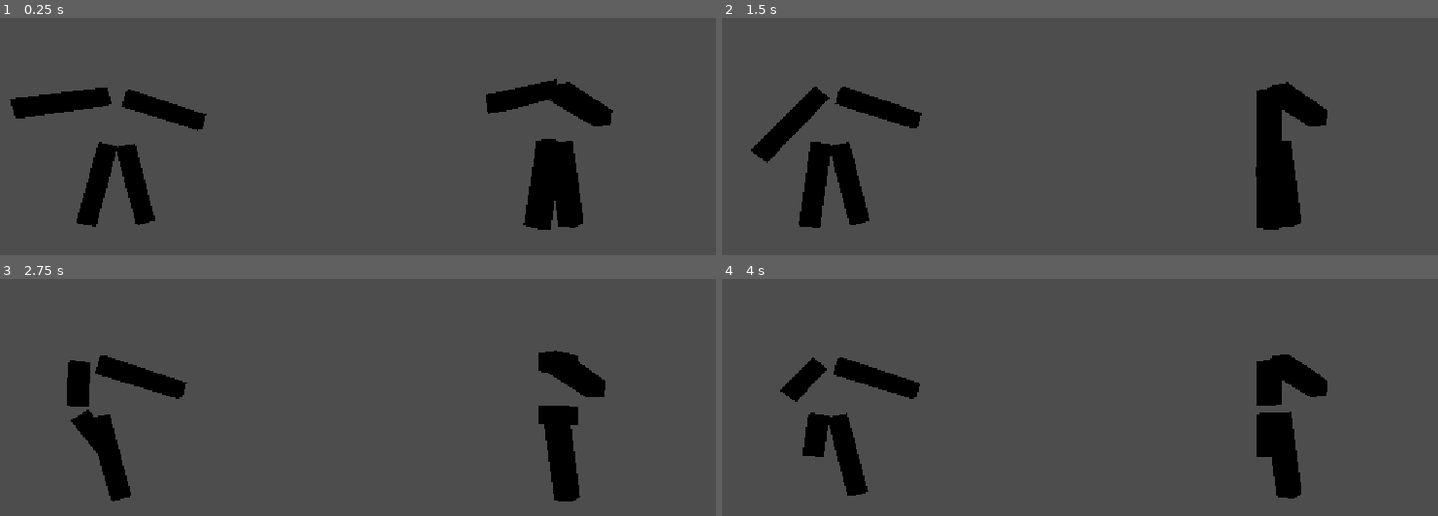
Above: before the commit, frames 1-4 (two rows, left to right).
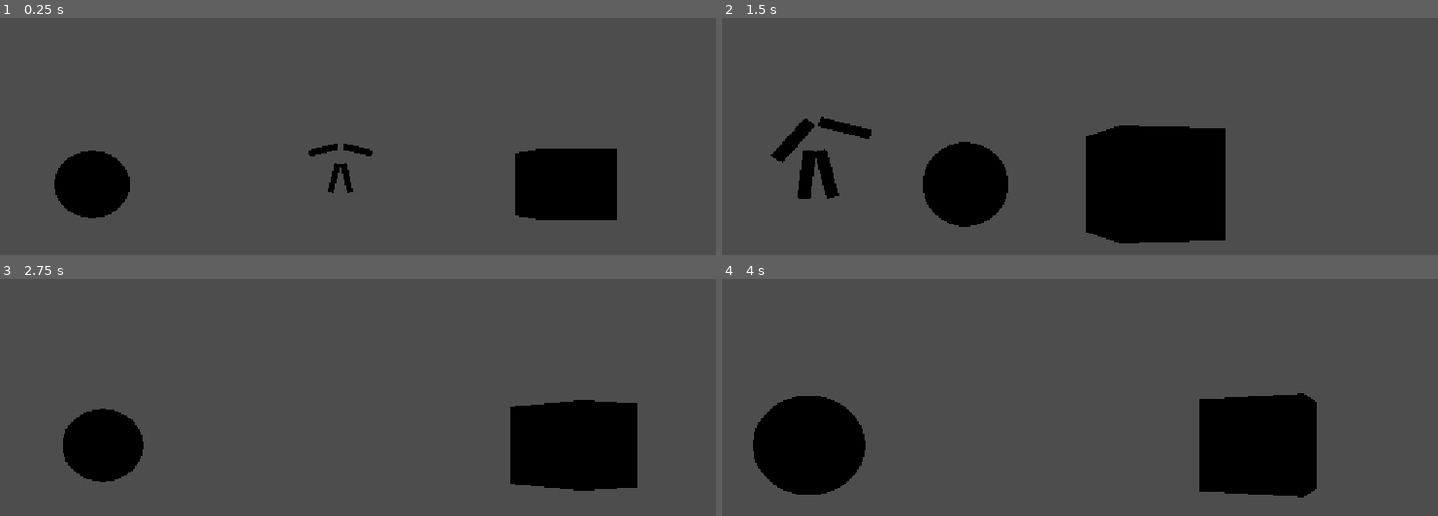
Above: after the commit, the same moments.

Repository: The-MEDINA/SNAP-back
Game: Godot game, scene res://Scenes/controlsTesting.tscn
The game is run twice, just before and just after one commit, with the same random seed, the same clock (stepped at 60 frames per second) and the same inputs. This scene is started directly instead of the project's main scene.
Inputs (mouse positions are in pixels of both pictures, inside the frame that each line leads up to):
- Up to frame 1 (0.25 s): no input
- Up to frame 2 (1.5 s): move the mouse to (1223, 162) at 0.52 s; press the mouse at (1223, 162) at 0.53 s; hold D (LeftThumbstickRight) 0.53-1.28 s; move the mouse to (893, 205) at 1.27 s; release the mouse at (893, 205) at 1.28 s; hold S (LeftThumbstickDown) from 1.28 s (still down); right-click (893, 205) at 1.35 s
- Up to frame 3 (2.75 s): move the mouse to (408, 350) at 2.02 s; release S (LeftThumbstickDown) at 2.03 s; press the mouse at (408, 350) at 2.03 s; hold D (LeftThumbstickRight) from 2.03 s (still down)
- Up to frame 4 (4 s): move the mouse to (outside the picture) at 2.77 s; release D (LeftThumbstickRight) at 2.78 s; release the mouse at (outside the picture) at 2.78 s; hold W (LeftThumbstickUp) 2.78-3.53 s; right-click (outside the picture) at 2.85 s; move the mouse to (1280, 511) at 3.52 s; press the mouse at (1280, 511) at 3.53 s; hold S (LeftThumbstickDown) from 3.53 s (still down)

The runs differ from the first frame. In frame 1, 9.3% of the frame differs, in the area x 1-87%, y 25-90%; in frame 2, 21%, in the area x 4-85%, y 26-96%; in frame 3, 9.7%; in frame 4, 12%.
Error after the commit: Invalid access to property or key 'global_transform' on a base object of type 'Nil'. (res://Scripts/cameraController.gd:14)

Commit message:
Camera WIP + simple testing script

Diff:
--- a/snap-back/Scenes/controlsTesting.tscn
+++ b/snap-back/Scenes/controlsTesting.tscn
@@ -2,8 +2,15 @@
 
 [ext_resource type="Script" uid="uid://cgsidc77wnwmg" path="res://Scripts/cameraController.gd" id="1_n7tqr"]
 [ext_resource type="Script" uid="uid://cbgw1kae8a2b" path="res://Scripts/limb.gd" id="1_r4tmq"]
+[ext_resource type="Script" uid="uid://duo3ymjn1k4ox" path="res://Scripts/testCharacter.gd" id="3_nw5g6"]
 
 [sub_resource type="BoxMesh" id="BoxMesh_u1c42"]
+
+[sub_resource type="SphereMesh" id="SphereMesh_5f8x6"]
+
+[sub_resource type="BoxMesh" id="BoxMesh_5f8x6"]
+
+[sub_resource type="BoxMesh" id="BoxMesh_32bnj"]
 
 [node name="ControlsTesting" type="Node3D" unique_id=1011487555]
 
@@ -11,61 +18,47 @@
 transform = Transform3D(1, 0, 0, 0, 1, 0, 0, 0, 1, 0, 0.35800695, 0.996895)
 fov = 50.0
 script = ExtResource("1_n7tqr")
-object1 = NodePath("../Limb")
-object2 = NodePath("../Limb6")
+object1 = NodePath("../TestCharacter1")
+object2 = NodePath("../TestCharacter2")
 
 [node name="Limb" type="MeshInstance3D" parent="." unique_id=419198381]
-transform = Transform3D(0.1, 0, 0, 0, 0.5, 0, 0, 0, 0.1, -1.5990775, 0.35, -1.586439)
+transform = Transform3D(0.1, 0, 0, 0, 0.5, 0, 0, 0, 0.1, 0.5843823, 0.35, -1.0211128)
 mesh = SubResource("BoxMesh_u1c42")
 script = ExtResource("1_r4tmq")
 baseDirection = Vector3(-0.25, -1.01, 0)
 
 [node name="Limb2" type="MeshInstance3D" parent="." unique_id=2119752659]
-transform = Transform3D(0.1, 0, 0, 0, 0.5, 0, 0, 0, 0.1, -1.4990773, 0.35, -1.586439)
+transform = Transform3D(0.1, 0, 0, 0, 0.5, 0, 0, 0, 0.1, 0.68438244, 0.35, -1.0211128)
 mesh = SubResource("BoxMesh_u1c42")
 script = ExtResource("1_r4tmq")
 left = false
 baseDirection = Vector3(0.25, -1.01, 0)
 
 [node name="Limb3" type="MeshInstance3D" parent="." unique_id=209792086]
-transform = Transform3D(0.1, 0, 0, 0, 0.5, 0, 0, 0, 0.1, -1.5990775, 0.65, -1.586439)
+transform = Transform3D(0.1, 0, 0, 0, 0.5, 0, 0, 0, 0.1, 0.5843823, 0.65, -1.0211128)
 mesh = SubResource("BoxMesh_u1c42")
 script = ExtResource("1_r4tmq")
 baseDirection = Vector3(-1.01, -0.25, 0)
 
 [node name="Limb4" type="MeshInstance3D" parent="." unique_id=411923115]
-transform = Transform3D(0.1, 0, 0, 0, 0.5, 0, 0, 0, 0.1, -1.4990773, 0.6503435, -1.586439)
+transform = Transform3D(0.1, 0, 0, 0, 0.5, 0, 0, 0, 0.1, 0.68438244, 0.6503435, -1.0211128)
 mesh = SubResource("BoxMesh_u1c42")
 script = ExtResource("1_r4tmq")
 left = false
 baseDirection = Vector3(1.01, -0.25, 0)
 
-[node name="Limb5" type="MeshInstance3D" parent="." unique_id=213305711]
-transform = Transform3D(0.1, 0, 0, 0, 0.5, 0, 0, 0, 0.1, 0.49948034, 0.35, 0)
-mesh = SubResource("BoxMesh_u1c42")
-script = ExtResource("1_r4tmq")
-baseDirection = Vector3(-0.25, -1.01, 0)
-lowBase = true
+[node name="TestCharacter1" type="MeshInstance3D" parent="." unique_id=1506427710]
+transform = Transform3D(1, 0, 0, 0, 1, 0, 0, 0, 1, -3.0600567, 0, 0)
+mesh = SubResource("SphereMesh_5f8x6")
+script = ExtResource("3_nw5g6")
 
-[node name="Limb6" type="MeshInstance3D" parent="." unique_id=1931734559]
-transform = Transform3D(0.1, 0, 0, 0, 0.5, 0, 0, 0, 0.1, 0.5994804, 0.35, 0)
-mesh = SubResource("BoxMesh_u1c42")
-script = ExtResource("1_r4tmq")
+[node name="TestCharacter2" type="MeshInstance3D" parent="." unique_id=734844809]
+transform = Transform3D(1, 0, 0, 0, 1, 0, 0, 0, 1, 3.8996856, 0, 0)
+mesh = SubResource("BoxMesh_5f8x6")
+script = ExtResource("3_nw5g6")
 left = false
-baseDirection = Vector3(0.25, -1.01, 0)
-lowBase = true
 
-[node name="Limb7" type="MeshInstance3D" parent="." unique_id=383700691]
-transform = Transform3D(0.1, 0, 0, 0, 0.5, 0, 0, 0, 0.1, 0.49948034, 0.65, 0)
-mesh = SubResource("BoxMesh_u1c42")
-script = ExtResource("1_r4tmq")
-baseDirection = Vector3(-1.01, -0.25, 0)
-lowBase = true
-
-[node name="Limb8" type="MeshInstance3D" parent="." unique_id=1703023124]
-transform = Transform3D(0.1, 0, 0, 0, 0.5, 0, 0, 0, 0.1, 0.5994804, 0.65, 0)
-mesh = SubResource("BoxMesh_u1c42")
-script = ExtResource("1_r4tmq")
-left = false
-baseDirection = Vector3(1.01, -0.25, 0)
-lowBase = true
+[node name="CameraBounds" type="MeshInstance3D" parent="." unique_id=635781397]
+transform = Transform3D(16.623348, 0, 0, 0, 8.798147, 0, 0, 0, 16.868547, 0, 0, 0)
+layers = 0
+mesh = SubResource("BoxMesh_32bnj")
--- a/snap-back/Scripts/cameraController.gd
+++ b/snap-back/Scripts/cameraController.gd
@@ -2,13 +2,17 @@
 
 @export var object1: Node
 @export var object2: Node
+@export var minDistance = 5.0
+@export var cameraBounds: MeshInstance3D
 var camera
+var bounds
 
 # Called when the node enters the scene tree for the first time.
 func _ready() -> void:
 	camera = self
+	# Get bounding box
+	bounds = cameraBounds.global_transform * cameraBounds.get_aabb()
 	pass # Replace with function body.
-
 
 # Called every frame. 'delta' is the elapsed time since the previous frame.
 func _process(delta: float) -> void:
@@ -16,6 +20,9 @@
 	direction.y = 0;
 	direction = direction.normalized()
 	camera.look_at(camera.global_position + direction, Vector3.UP)
-	var position = ((object1.global_position + object2.global_position) / 2) - direction * object1.global_position.distance_to(object2.global_position)
+	# Need to bind camera position to be within bounds
+	var position = ((
+		(object1.global_position + object2.global_position) / 2) - direction
+		* clampf(object1.global_position.distance_to(object2.global_position), minDistance, 999))
 	camera.global_position = position
 	pass
--- /dev/null
+++ b/snap-back/Scripts/testCharacter.gd
@@ -0,0 +1,21 @@
+extends Node3D
+
+var mesh = self
+@export var left = true
+@export var speed = 7.0
+
+# Called when the node enters the scene tree for the first time.
+func _ready() -> void:
+	pass # Replace with function body.
+
+
+# Called every frame. 'delta' is the elapsed time since the previous frame.
+func _process(delta: float) -> void:
+	var thumbstick = (
+		Input.get_vector("LeftThumbstickLeft", "LeftThumbstickRight", "LeftThumbstickDown", "LeftThumbstickUp")
+		if left else
+		Input.get_vector("RightThumbstickLeft", "RightThumbstickRight", "RightThumbstickDown", "RightThumbstickUp",)
+		)
+	var movement: Vector3 = Vector3(thumbstick.x, 0.0, thumbstick.y)
+	mesh.global_position += movement * delta * speed
+	pass
Not shown, added: snap-back/Scripts/testCharacter.gd.uid
